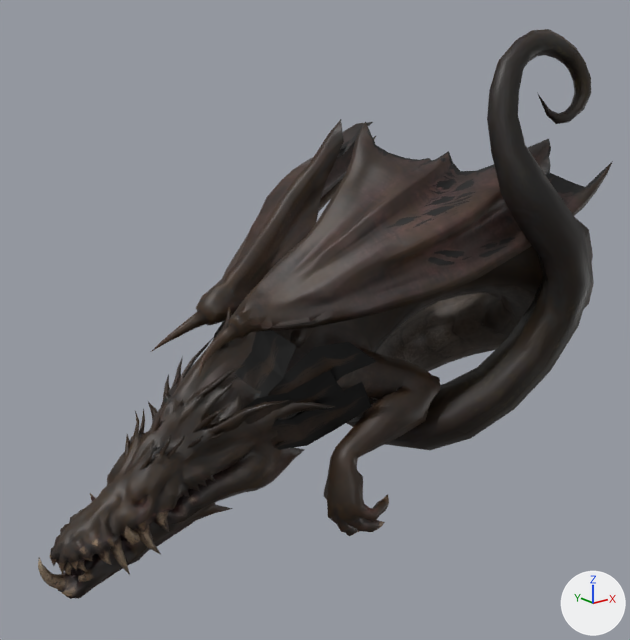
The glTF model PDN Prepped Files/Grafted Dragon/Textures, blend, glb/mc_pd_grafteddragon.glb: old version first, new version second.
Before and after are seen from a 50 mm lens placed at (-78.9, -55.1, 74.9), pointed at (-36.2, -1.7, 53.5). The axes (+X, +Y, +Z) are drawn at lower right. The lights are the same throughout. Vertices at the same position are counted once.

The first picture shows 'GraftedDragon'.
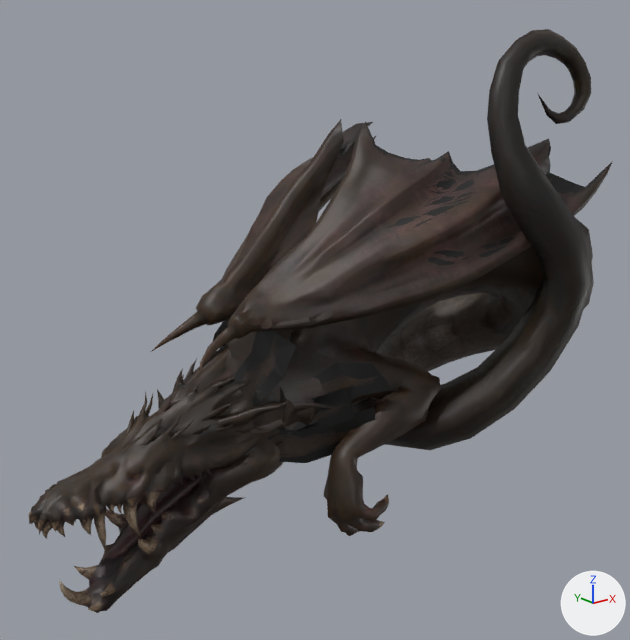
The change, as a list of edits to the scene's bpy script:
```text
Change me_grafteddragon:
    remove me_grafteddragon.from_pydata(...)  # 4331 vertices, 8390 faces; spans x -60.5..-9.5, y -16.9..13.1, z 36.3..76.1
    add me_grafteddragon.from_pydata(...)  # 4331 vertices, 8390 faces; spans x -60.6..-9.5, y -16.9..13.1, z 34.5..76.1
    me_grafteddragon part 1: the loose piece of 8 vertices spanning x -43.9..-36.6, y -9.7..-3.8, z 47.2..54.1 is turned 15.7 degrees about the y axis through its middle and scaled by 1.01, then moved by (1.4, 0.0, -1.6)
    me_grafteddragon part 2: the loose piece of 8 vertices spanning x -44.0..-36.1, y -9.0..-4.2, z 44.7..50.6 is turned 15.7 degrees about the y axis through its middle and scaled by 1.01, then moved by (0.6, 0.0, -1.6)
    me_grafteddragon part 3: the loose piece of 8 vertices spanning x -46.2..-38.3, y -8.0..-3.2, z 45.3..51.8 is turned 15.7 degrees about the y axis through its middle and scaled by 1.01, then moved by (0.9, 0.0, -1.1)
    me_grafteddragon part 4: the loose piece of 17 vertices spanning x -48.2..-44.4, y 2.0..5.8, z 47.2..50.1 is turned 15.8 degrees about the y axis through its middle and scaled by 1.01, then moved by (1.0, 0.0, 0.1)
    me_grafteddragon part 5: the loose piece of 49 vertices spanning x -56.8..-44.8, y -2.4..0.9, z 39.8..43.9 is turned -11.2 degrees about the y axis through its middle and scaled by 1.01, then moved by (0.9, 0.0, -0.6)
    me_grafteddragon part 6: the loose piece of 9 vertices spanning x -48.4..-47.2, y -5.0..-3.4, z 46.8..47.9 is turned 15.8 degrees about the y axis through its middle and scaled by 1.01, then moved by (0.7, 0.0, 0.5)
    me_grafteddragon part 7: the loose piece of 17 vertices spanning x -48.4..-44.1, y 0.0..1.3, z 49.4..53.1 is turned 15.8 degrees about the y axis through its middle and scaled by 1.01, then moved by (1.7, 0.0, 0.0)
    me_grafteddragon part 8: the loose piece of 17 vertices spanning x -48.6..-44.0, y -3.1..-1.3, z 48.8..51.9 is turned 15.8 degrees about the y axis through its middle and scaled by 1.01, then moved by (1.5, 0.0, 0.0)
    me_grafteddragon part 9: the loose piece of 9 vertices spanning x -51.0..-50.4, y -1.1..-0.3, z 47.0..49.0 is turned 15.8 degrees about the y axis through its middle and scaled by 1.01, then moved by (0.9, 0.0, 1.3)
    me_grafteddragon part 10: the loose piece of 9 vertices spanning x -49.5..-48.6, y 1.9..3.6, z 46.5..48.0 is turned 15.8 degrees about the y axis through its middle and scaled by 1.01, then moved by (0.7, 0.0, 0.8)
    me_grafteddragon part 11: the loose piece of 13 vertices spanning x -48.8..-46.9, y 1.2..3.8, z 47.4..49.7 is turned 15.8 degrees about the y axis through its middle and scaled by 1.01, then moved by (1.0, 0.0, 0.5)
    me_grafteddragon part 12: the loose piece of 9 vertices spanning x -51.1..-49.9, y 1.3..2.6, z 46.0..48.0 is turned 15.8 degrees about the y axis through its middle and scaled by 1.01, then moved by (0.7, 0.0, 1.2)
    me_grafteddragon part 13: the loose piece of 9 vertices spanning x -52.8..-52.0, y 0.5..1.4, z 45.1..46.9 is turned 15.8 degrees about the y axis through its middle and scaled by 1.01, then moved by (0.4, 0.0, 1.8)
    me_grafteddragon part 14: the loose piece of 9 vertices spanning x -51.6..-50.7, y 1.0..2.2, z 46.1..48.2 is turned 15.8 degrees about the y axis through its middle and scaled by 1.01, then moved by (0.7, 0.0, 1.4)
    me_grafteddragon part 15: the loose piece of 9 vertices spanning x -49.5..-48.6, y -4.8..-3.1, z 46.5..48.0 is turned 15.8 degrees about the y axis through its middle and scaled by 1.01, then moved by (0.7, 0.0, 0.8)
    me_grafteddragon part 16: the loose piece of 13 vertices spanning x -48.8..-46.9, y -5.0..-2.4, z 47.4..49.7 is turned 15.8 degrees about the y axis through its middle and scaled by 1.01, then moved by (1.0, 0.0, 0.5)
    me_grafteddragon part 17: the loose piece of 9 vertices spanning x -52.8..-52.0, y -2.7..-1.8, z 45.1..46.9 is turned 15.8 degrees about the y axis through its middle and scaled by 1.01, then moved by (0.4, 0.0, 1.8)
    me_grafteddragon part 18: the loose piece of 9 vertices spanning x -51.6..-50.7, y -3.4..-2.3, z 46.1..48.2 is turned 15.8 degrees about the y axis through its middle and scaled by 1.01, then moved by (0.7, 0.0, 1.4)
    me_grafteddragon part 19: 1948 of 4331 vertices moved; they spanned x -60.5..-39.0, y -6.8..5.6, z 36.3..56.0 and now span x -60.6..-38.8, y -6.8..5.6, z 34.5..55.2; mean shift (0.3, 0.0, 0.9); largest move (-59.4, -0.6, 39.2) -> (-60.6, -0.6, 43.1)
```

Changed parts and their boxes (x1, y1, x2, y2) in the pictures (630 x 640 px; the box of a moved part takes in the faces that stretch with it):
'GraftedDragon', reshaped
    before: (38, 29, 613, 599)
    after: (28, 29, 613, 613)
part 1 of me_grafteddragon, moved or reshaped
    before: (268, 342, 377, 424)
    after: (284, 362, 393, 434)
part 2 of me_grafteddragon, moved or reshaped
    before: (271, 382, 371, 450)
    after: (270, 407, 375, 463)
part 3 of me_grafteddragon, moved or reshaped
    before: (242, 370, 345, 424)
    after: (252, 388, 355, 440)
part 4 of me_grafteddragon, moved or reshaped
    before: (172, 357, 183, 386)
    after: (185, 359, 197, 378)
part 5 of me_grafteddragon, moved or reshaped (not visible before)
    after: (105, 474, 201, 559)
part 6 of me_grafteddragon, moved or reshaped
    before: (207, 432, 224, 440)
    after: (215, 424, 233, 431)
part 7 of me_grafteddragon, moved or reshaped
    before: (175, 337, 214, 390)
    after: (190, 350, 219, 379)
part 8 of me_grafteddragon, moved or reshaped
    before: (196, 365, 244, 398)
    after: (211, 375, 235, 389)
part 9 of me_grafteddragon, moved or reshaped
    before: (153, 413, 160, 431)
    after: (162, 394, 173, 412)
part 10 of me_grafteddragon, moved or reshaped
    before: (148, 402, 158, 420)
    after: (157, 389, 165, 408)
part 11 of me_grafteddragon, moved or reshaped
    before: (163, 374, 170, 399)
    after: (173, 368, 183, 390)
part 12 of me_grafteddragon, moved or reshaped
    before: (139, 409, 145, 434)
    after: (145, 394, 153, 416)
part 13 of me_grafteddragon, moved or reshaped
    before: (124, 434, 130, 458)
    after: (125, 411, 134, 434)
part 14 of me_grafteddragon, moved or reshaped
    before: (133, 411, 139, 436)
    after: (138, 392, 147, 416)
part 15 of me_grafteddragon, moved or reshaped
    before: (187, 436, 203, 448)
    after: (193, 422, 213, 434)
part 16 of me_grafteddragon, moved or reshaped
    before: (193, 408, 227, 432)
    after: (202, 401, 241, 421)
part 17 of me_grafteddragon, moved or reshaped
    before: (140, 452, 153, 470)
    after: (140, 428, 160, 446)
part 18 of me_grafteddragon, moved or reshaped
    before: (159, 435, 171, 456)
    after: (164, 414, 182, 436)
part 19 of me_grafteddragon, moved or reshaped
    before: (38, 307, 319, 599)
    after: (28, 344, 319, 613)
